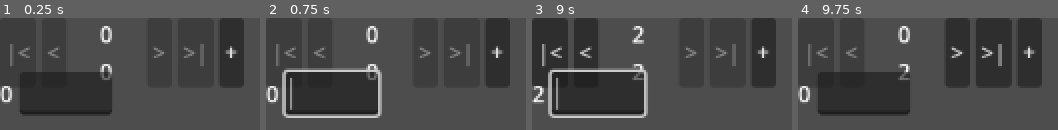
Above: before the commit, frames 1-4 (left to right).
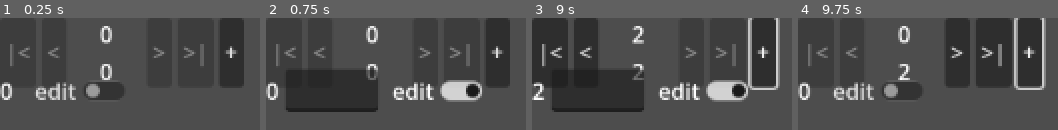
Above: after the commit, the same moments.

Repository: SnekOfSpice/dialog-editor
Game: Godot game, scene res://src/editor.tscn
Two runs of this game, one before a commit and one after it. Both use one fixed random seed, a clock stepped at 60 frames per second and the inputs below.
Inputs (mouse positions are in pixels of both pictures, inside the frame that each line leads up to):
- Up to frame 1 (0.25 s): no input
- Up to frame 2 (0.75 s): click (346, 89) at 0.5 s, where only the run after the commit has a clickable "edit"
- Up to frame 3 (9 s): click "+" at 1.25 s; click "|<" at 2 s; click ">" at 2.75 s; click "<" at 3.5 s; click ">|" at 4.25 s; click "|<" at 5 s; click ">" at 5.75 s; click "<" at 6.5 s; click ">|" at 7.25 s; click "+" at 8 s; click (612, 89) at 8.75 s, where only the run after the commit has a clickable "edit"
- Up to frame 4 (9.75 s): click "|<" at 9.5 s

The runs differ from the first frame. In frame 1, 11% of the frame differs, in the area x 0-48%, y 48-86%; in frame 2, 9.5%; in frame 3, 12%; in frame 4, 13%, in the area x 0-96%, y 0-86%.

Commit message:
line keys work kinda ig?

Diff:
--- a/autoload/pages.gd
+++ b/autoload/pages.gd
@@ -35,3 +35,14 @@
 
 func get_lines(page_number: int):
 	return page_data.get(page_number).get("data")
+
+
+func key_exists(key: String) -> bool:
+	if key == "":
+		return false
+
+	for i in page_data.size():
+		if page_data.get(i).get("page_key") == key:
+			return true
+
+	return false
--- a/src/editor.gd
+++ b/src/editor.gd
@@ -2,7 +2,7 @@
 
 
 var _page = preload("res://src/page.tscn")
-var current_page
+var current_page: Page
 
 func _ready() -> void:
 	add_empty_page()
@@ -13,6 +13,11 @@
 		return
 
 	for c in $Core/PageContainer.get_children():
+		if not c is Page:
+			push_warning(str("PageContainer has a child that's not a page: ", c))
+			continue
+
+		c.save()
 		c.queue_free()
 
 	prints("loading ", number)
--- a/src/page.gd
+++ b/src/page.gd
@@ -1,5 +1,5 @@
 extends VBoxContainer
-
+class_name Page
 
 var number := 0
 var page_key := ""
@@ -7,16 +7,57 @@
 
 func init(n:=number):
 	var data = Pages.page_data.get(n)
-	page_key = data.get("page_key")
+	set_page_key(data.get("page_key"))
 	number = n
 	$Info/Number.text = str(n)
-	$Info/PageKey.text = str(page_key)
 	deserialize(data.get("data"))
+
+func set_page_key(key: String):
+	page_key = key
+	$Info/PageKey.text = page_key
 
 func deserialize(page_data: Dictionary):
 	# instantiate lines
 	print(page_data)
 
+	enable_page_key_edit(false)
+
 func clear():
 	for c in get_children():
 		c.queue_free()
+
+func save():
+	Pages.page_data[number] = serlialize()
+
+func serlialize() -> Dictionary:
+	var data := {}
+
+	data["number"] = number
+	data["page_key"] = page_key
+
+	var lines_data := {}
+	data["data"] = lines_data
+
+	return data
+
+func _on_page_key_edit_pressed() -> void:
+	pass # Replace with function body.
+
+func enable_page_key_edit(value: bool):
+	$Info/PageKey.visible = not value
+	$Info/PageKeyLineEdit.visible = value
+	$Info/PageKeyLineEdit.text = page_key
+
+	$Info/Seperator.visible = page_key != ""
+
+func _on_page_key_edit_button_toggled(button_pressed: bool) -> void:
+	if not button_pressed:
+		# add check for duplicates later
+		set_page_key($Info/PageKeyLineEdit.text)
+		save()
+
+	enable_page_key_edit(button_pressed)
+
+
+func _on_page_key_line_edit_text_changed(new_text: String) -> void:
+	$Info/PageKeyEditButton.disabled = Pages.key_exists(new_text)
--- a/src/page.tscn
+++ b/src/page.tscn
@@ -17,5 +17,27 @@
 layout_mode = 2
 text = "0"
 
-[node name="PageKey" type="LineEdit" parent="Info"]
+[node name="Seperator" type="Label" parent="Info"]
+visible = false
 layout_mode = 2
+text = "|"
+
+[node name="PageKey" type="Label" parent="Info"]
+visible = false
+layout_mode = 2
+text = "key"
+
+[node name="PageKeyLineEdit" type="LineEdit" parent="Info"]
+visible = false
+layout_mode = 2
+
+[node name="PageKeyEditButton" type="CheckButton" parent="Info"]
+layout_mode = 2
+focus_mode = 0
+text = "edit"
+
+[node name="Controls" type="HBoxContainer" parent="."]
+layout_mode = 2
+
+[connection signal="text_changed" from="Info/PageKeyLineEdit" to="." method="_on_page_key_line_edit_text_changed"]
+[connection signal="toggled" from="Info/PageKeyEditButton" to="." method="_on_page_key_edit_button_toggled"]
